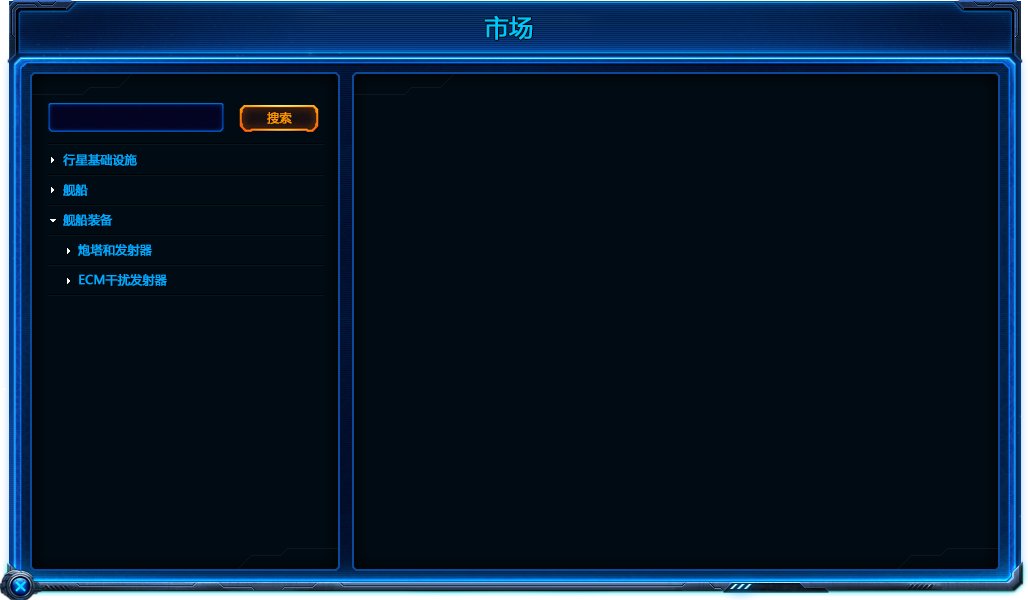
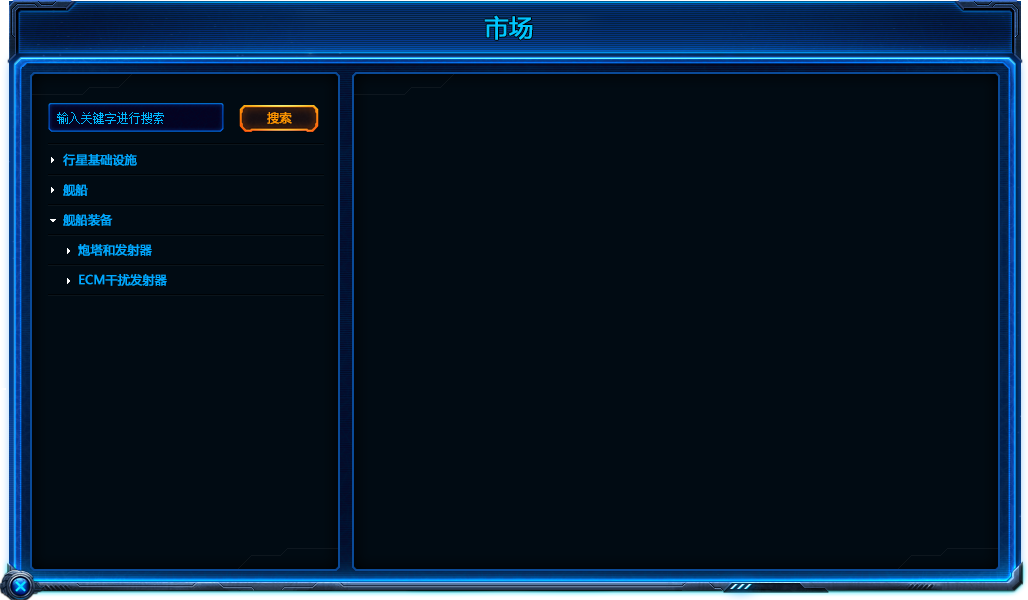
The second w=1028, h=600 image is a revision of the first. Changes to its layers:
added layer "输入关键字进行搜索" in group "left" over [57, 112, 164, 124]
